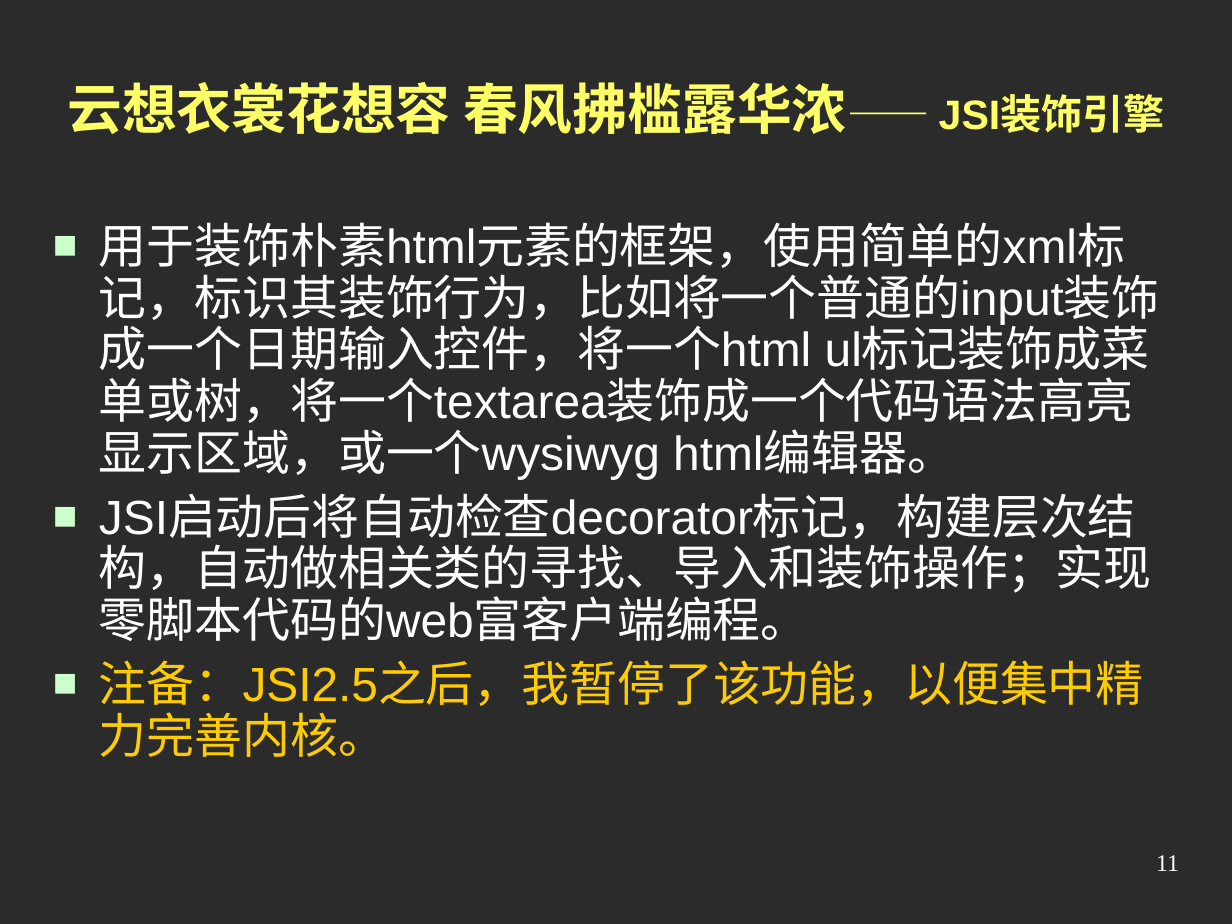
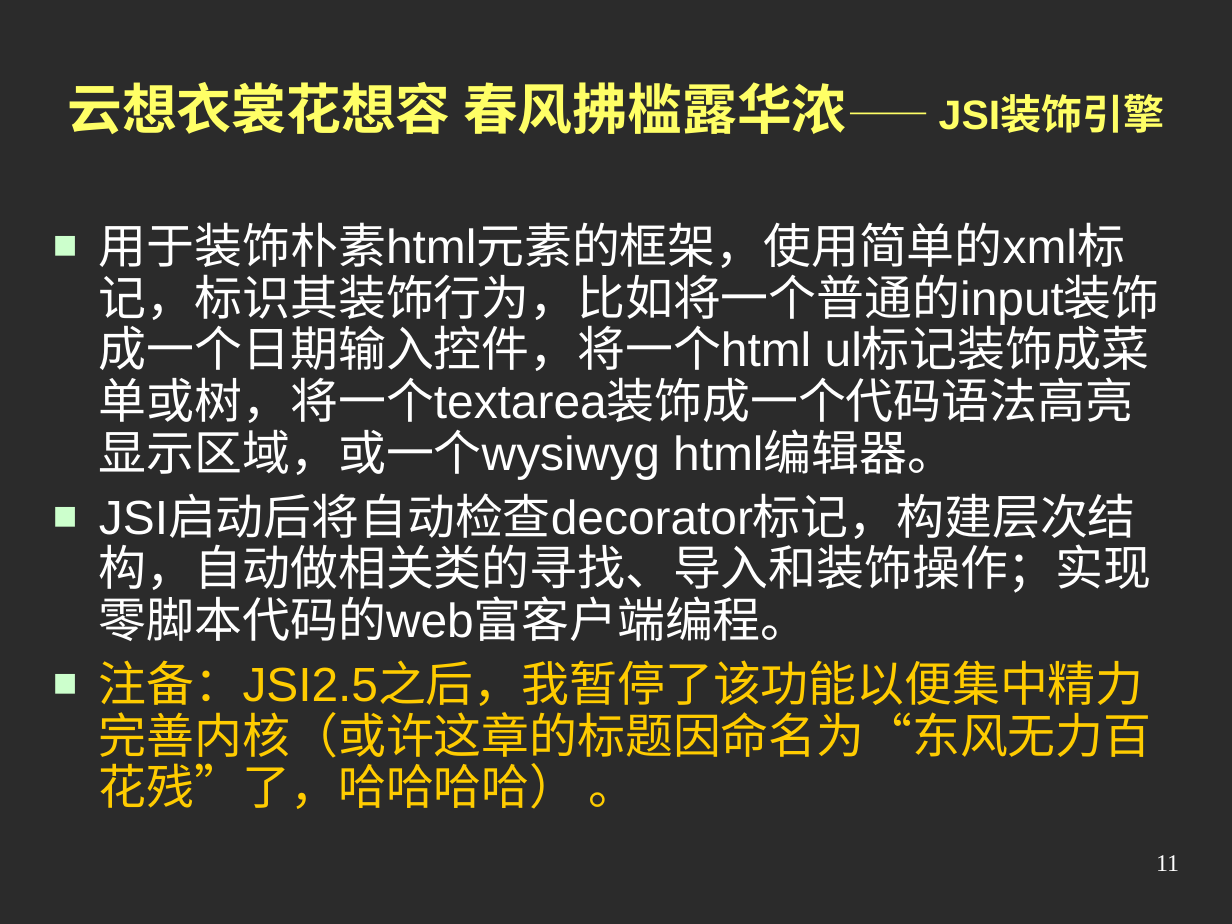
Before and after one commit to jindw/jsi, a slide deck: slide 11 of trunk/JSI2/web/doc/Preview2.ppt. Drawn at 1232x924 pixels with LibreOffice and Linux fonts; fonts in the diff are those of the drawing; background and template pictures are left out; a plain dark background stands for a picture behind light text. Boxes give left, top, right and bottom in pixels: in the first picture for what was removed or moved away, otherwise in the second. Text is boxed around its words. In the diff, an @@ line names an element or a change of style, - is before the commit and + after.

```diff
--- a/trunk/JSI2/web/doc/Preview2.ppt
+++ b/trunk/JSI2/web/doc/Preview2.ppt
@@ text at (99, 660, 1152, 809): text changed @@
-■ 注备：JSI2.5之后，我暂停了该功能，以便集中精力完善内核。
+■ 注备：JSI2.5之后，我暂停了该功能以便集中精力完善内核（或许这章的标题因命名为“东风无力百花残”了，哈哈哈哈） 。
```
Also in this commit, not shown: 1 other slide changed, 1 slide added.
